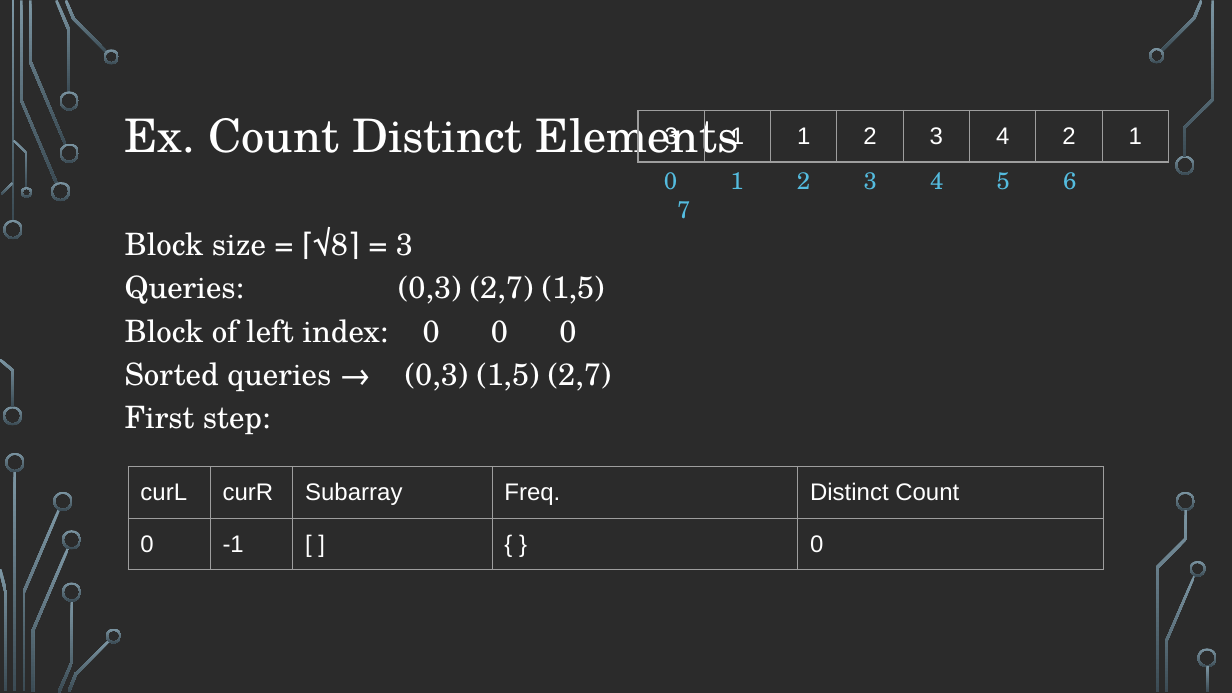
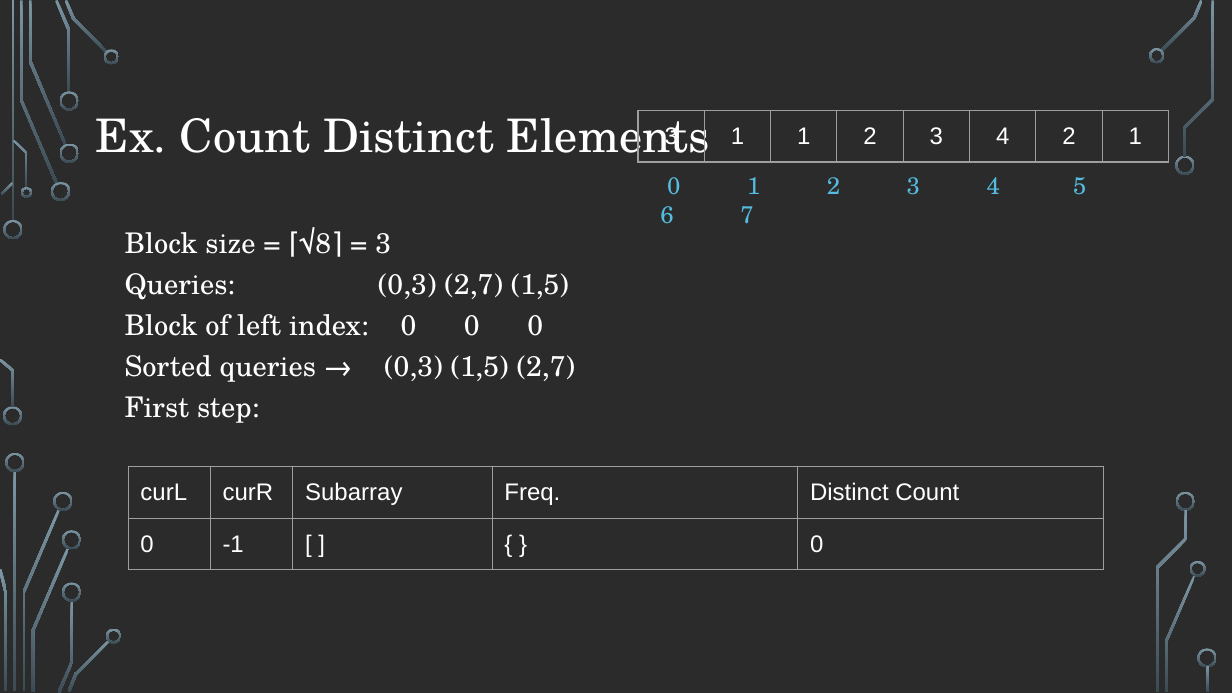
Before and after one commit to markfloryan/advalgo_projects, a slide deck: slide 10 of projects/16-mosAlgorithm/slides/lecture_mosAlgorithm.pptx. Drawn at 1232x693 pixels with LibreOffice and Linux fonts; fonts in the diff are those of the drawing; background and template pictures are left out; a plain dark background stands for a picture behind light text. Boxes give left, top, right and bottom in pixels: in the first picture for what was removed or moved away, otherwise in the second. Text is boxed around its words. In the diff, an @@ line names an element or a change of style, - is before the commit and + after.

```diff
--- a/projects/16-mosAlgorithm/slides/lecture_mosAlgorithm.pptx
+++ b/projects/16-mosAlgorithm/slides/lecture_mosAlgorithm.pptx
@@ title "Ex. Count Distinct Elements": place and size @@
-title "Ex. Count Distinct Elements" at <box>125,110,739,163</box>
+title "Ex. Count Distinct Elements" at <box>96,110,710,163</box>
@@ table: place and size @@
-table at <box>638,111,1170,515</box>
+table at <box>638,111,1170,164</box>
@@ text "0 1 2 3 4 ..." rewrapped from <box>664,172,1076,190</box> to <box>667,177,1086,195</box> @@
@@ text "Block size = ⌈√8⌉ = ..." at <box>125,227,576,423</box>: size 18 to 16.6 pt @@
```
Also in this commit, not shown: 18 other slides changed, 1 other file.
